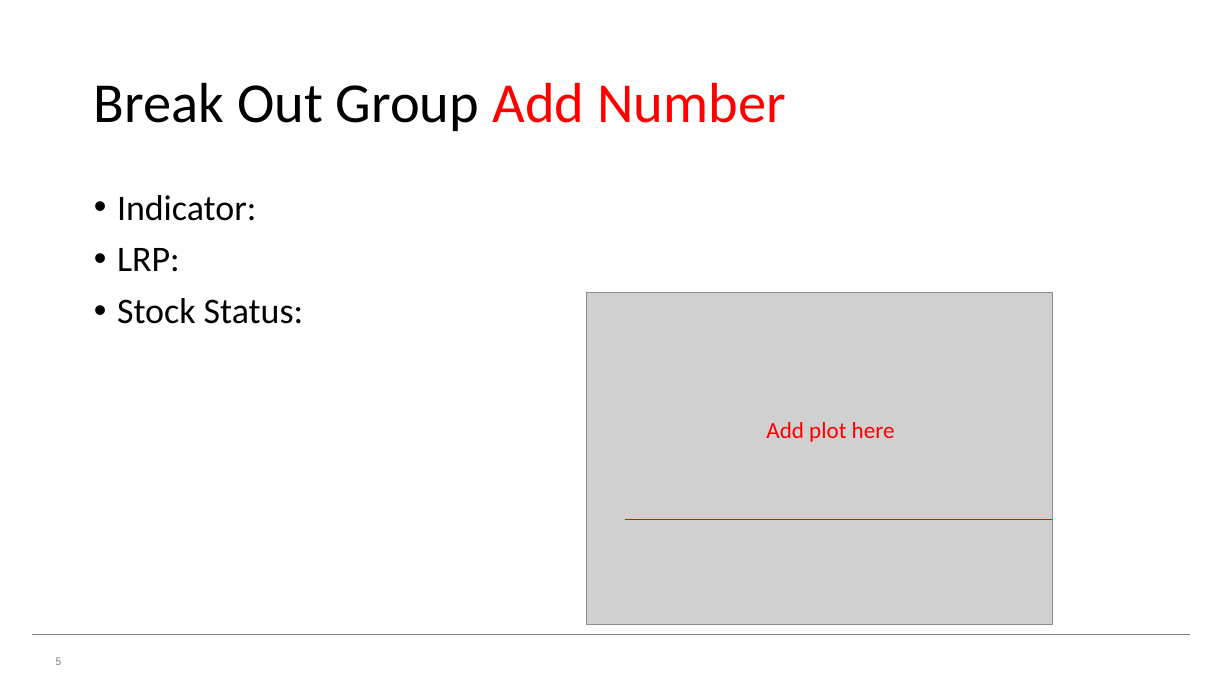
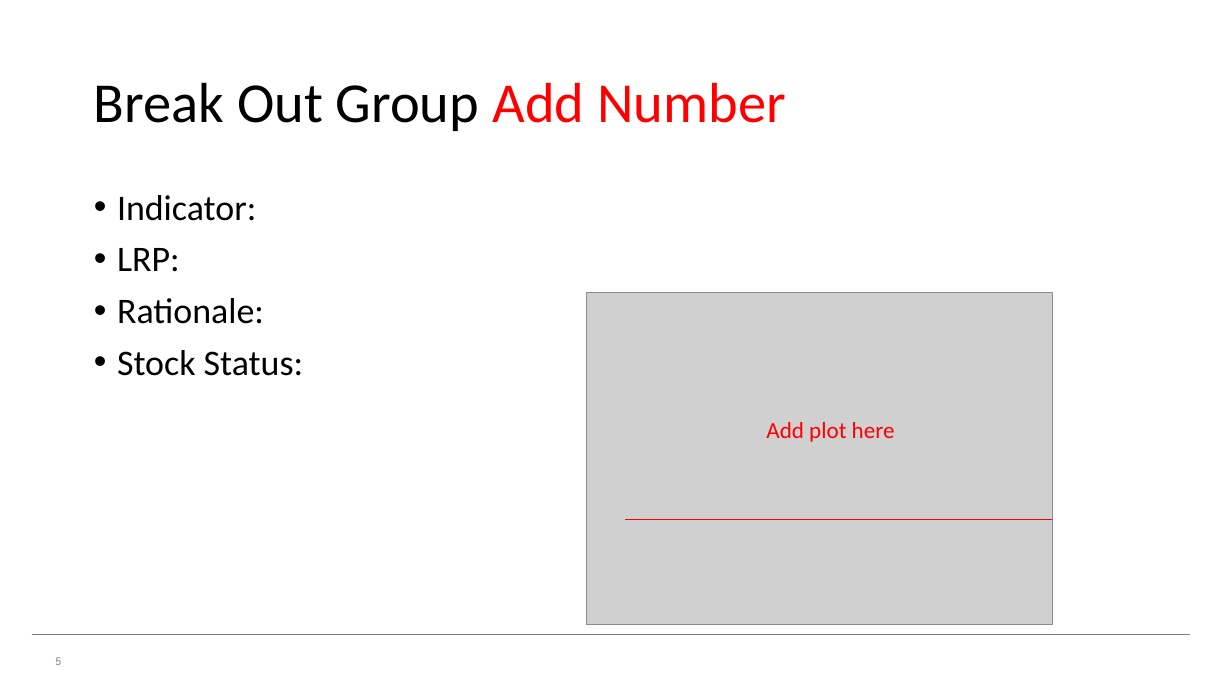
Before and after one commit to z5a1n/draftLRP, a slide deck: slide 5 of Exercise 2/BO Group Ex2.pptx. Drawn at 1232x693 pixels with LibreOffice and Linux fonts; fonts in the diff are those of the drawing; grey boxes stand for pictures; background and template pictures are left out. Boxes give left, top, right and bottom in pixels: in the first picture for what was removed or moved away, otherwise in the second. Text is boxed around its words. In the diff, an @@ line names an element or a change of style, - is before the commit and + after.

```diff
--- a/Exercise 2/BO Group Ex2.pptx
+++ b/Exercise 2/BO Group Ex2.pptx
@@ text at [117, 298, 264, 324]: paragraph added @@
+• Rationale:
```
Also in this commit, not shown: 16 other files.
